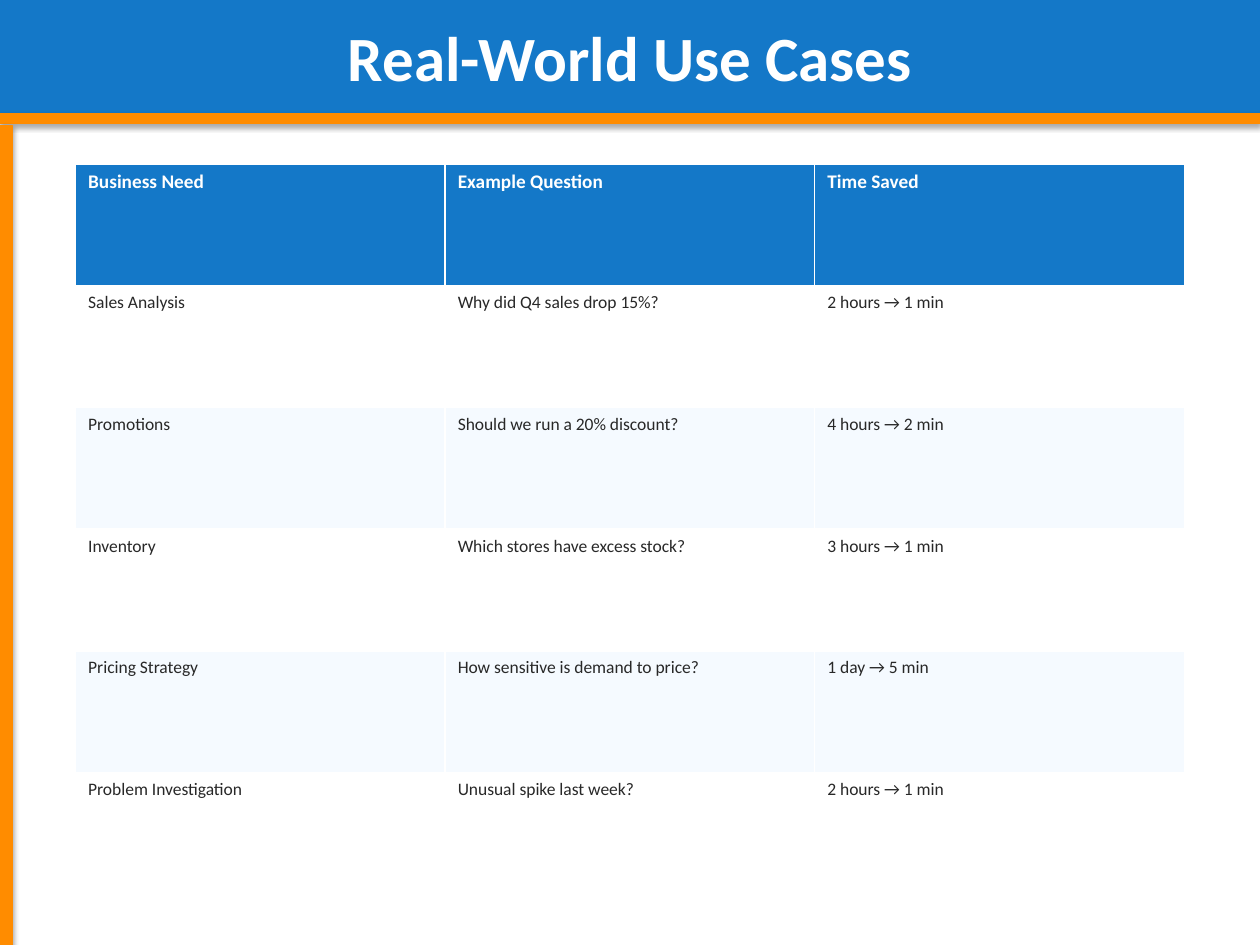
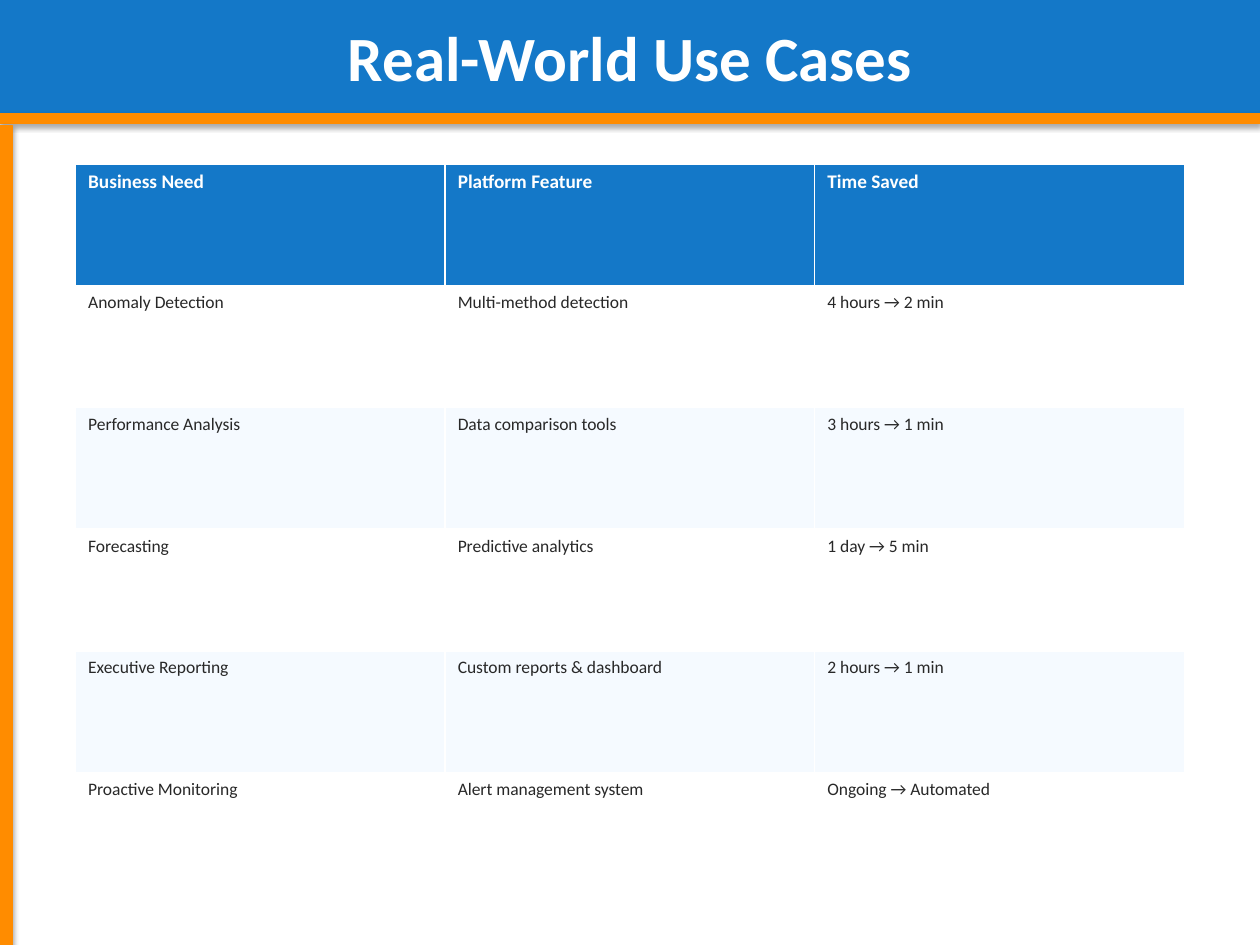
Before and after one commit to adityasinghz/smart-cpg-decision-agent, a slide deck: slide 10 of Smart_CPG_Decision_Agent_Presentation.pptx. Drawn at 1260x945 pixels with LibreOffice and Linux fonts; fonts in the diff are those of the drawing. Boxes give left, top, right and bottom in pixels: in the first picture for what was removed or moved away, otherwise in the second. Text is boxed around its words. In the diff, an @@ line names an element or a change of style, - is before the commit and + after.

Commit message:
removed ppt

```diff
--- a/Smart_CPG_Decision_Agent_Presentation.pptx
+++ b/Smart_CPG_Decision_Agent_Presentation.pptx
@@ table at bbox=[76, 164, 1183, 895] @@
-row 1, column 2: Example Question
+row 1, column 2: Platform Feature
-row 2: Sales Analysis | Why did Q4 sales drop 15%? | 2 hours → 1 min
+row 2: Anomaly Detection | Multi-method detection | 4 hours → 2 min
-row 3: Promotions | Should we run a 20% discount? | 4 hours → 2 min
+row 3: Performance Analysis | Data comparison tools | 3 hours → 1 min
-row 4: Inventory | Which stores have excess stock? | 3 hours → 1 min
+row 4: Forecasting | Predictive analytics | 1 day → 5 min
-row 5: Pricing Strategy | How sensitive is demand to price? | 1 day → 5 min
+row 5: Executive Reporting | Custom reports & dashboard | 2 hours → 1 min
-row 6: Problem Investigation | Unusual spike last week? | 2 hours → 1 min
+row 6: Proactive Monitoring | Alert management system | Ongoing → Automated
```
Also in this commit, not shown: 19 other slides changed, 3 slides added, 3 slides removed, 2 other files.
